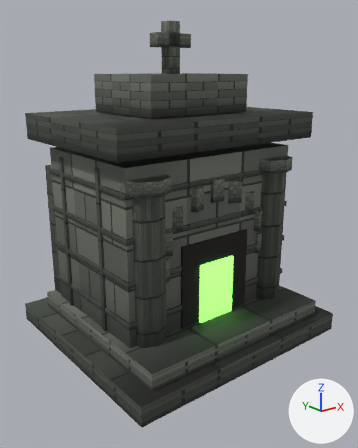
The glTF model products/village_kit_grimforge_occult_v1/models_gltf/crypt_entrance.gltf: old version first, new version second.
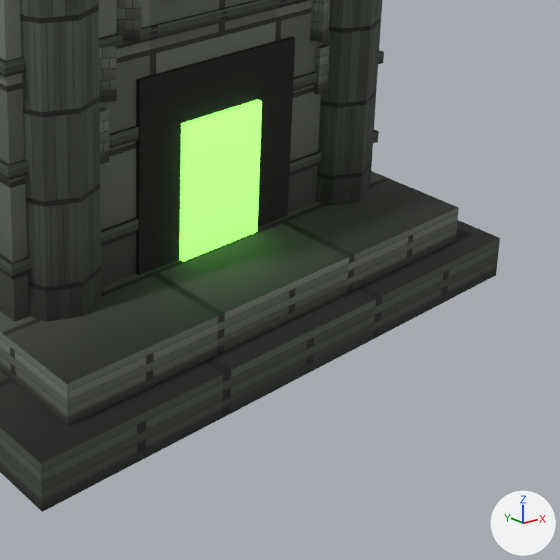
There are two pictures of each version: one whole from a 50 mm camera at (-2.94, -3.67, 2.6) aimed at (-0.04, -0.06, 1.15), one close up on the part from 35% to 100% of the width and 48% to 100% of the height. Arrows for +X, +Y and +Z are at lower right; the lights stay in place. The older version's two pictures come first. Where no turn or scale is listed for an object, it has been applied to the vertices. Vertices at exactly the same position are counted once.

In view in the first close-up: 'crypt_entrance'.
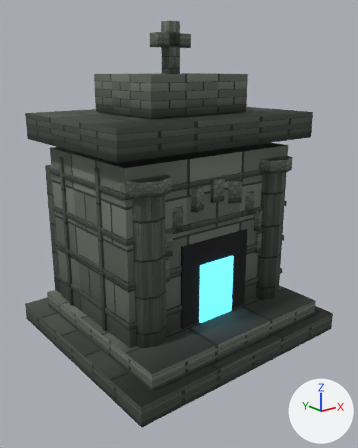
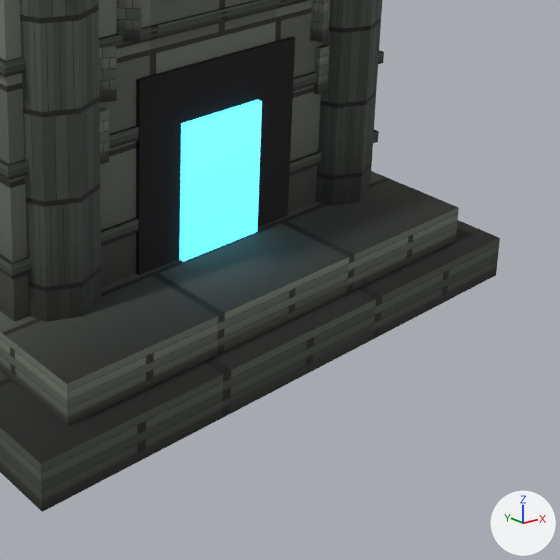
Pixel boxes (x1, y1, x2, y2) of what changed, in the close-ups (560 x 560 px):
'crypt_entrance', surface changed (green to cyan)
    both: (168, 94, 302, 299)
part 1 of me_cube_096, surface changed (green to cyan)
    both: (170, 94, 266, 262)

What changed in the scene script:
```text
Change mat_kit_atlas_mat:
    where n0 = _N.new('ShaderNodeBsdfPrincipled'); n0.name = 'Principled BSDF'
    n0.inputs[28].default_value: 2.2 -> 1.6  # 'Emission Strength'
Change me_cube_096:
    where me_cube_096.from_pydata(...)  # 528 vertices, 816 faces; spans x -1.2..1.2, y -1.1..1.1, z -0.09..2.91
    used by ob_crypt_entrance; location = (0.0, 0.05, 0.09)
    me_cube_096 part 1: texture (UV) coordinates of 84 of 816 faces, centred in x -0.6..0.6, y -0.85..0.82, z -0.06..1.04, changed; they spanned u 0.38..1.0, v 0.17..0.99 and now span u 0.0..0.87, v 0.17..0.99
```
